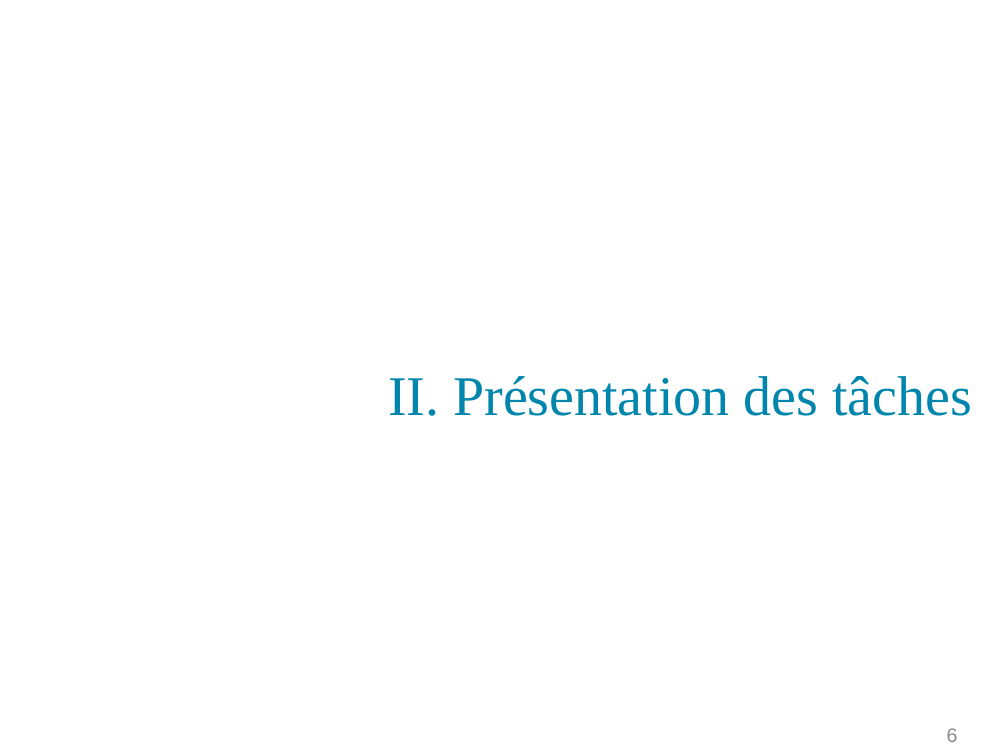
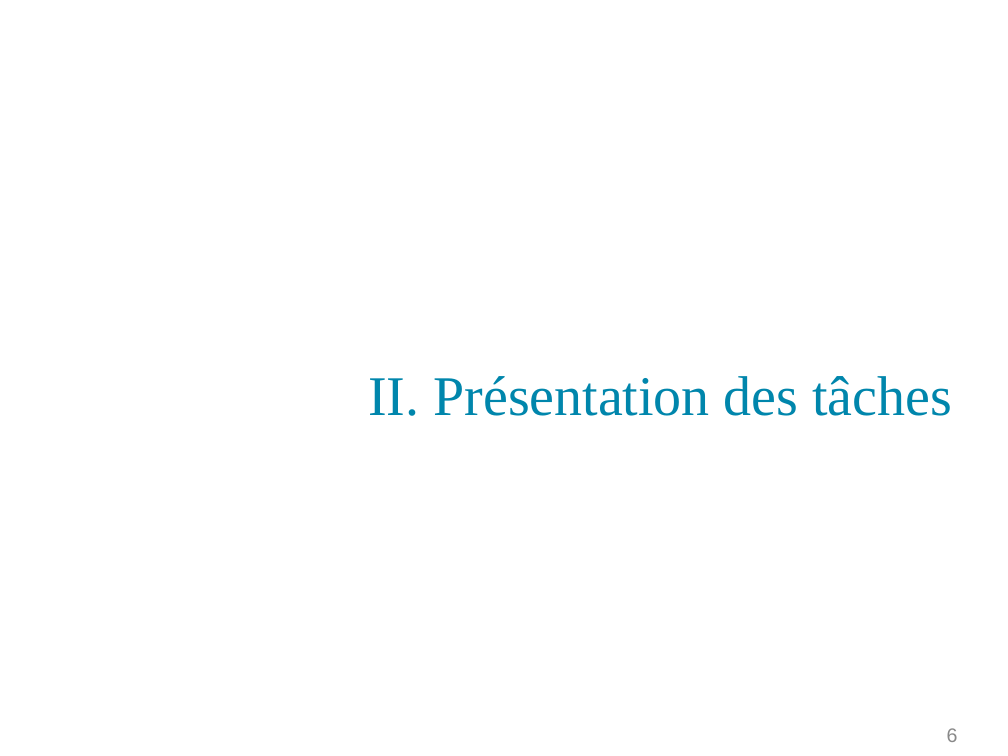
Before and after one commit to PinaudLucas/Projet, a slide deck: slide 6 of Romain/Revue_1.odp. Drawn at 1008x756 pixels with LibreOffice and Linux fonts; fonts in the diff are those of the drawing; background and template pictures are left out. Boxes give left, top, right and bottom in pixels: in the first picture for what was removed or moved away, otherwise in the second. Text is boxed around its words. In the diff, an @@ line names an element or a change of style, - is before the commit and + after.

```diff
--- a/Romain/Revue_1.odp
+++ b/Romain/Revue_1.odp
@@ title "II. Présentation des tâches": place and size @@
-title "II. Présentation des tâches" at box(388, 376, 972, 416)
+title "II. Présentation des tâches" at box(368, 376, 952, 416)
```
Also in this commit, not shown: 6 other slides changed, 2 other files.
